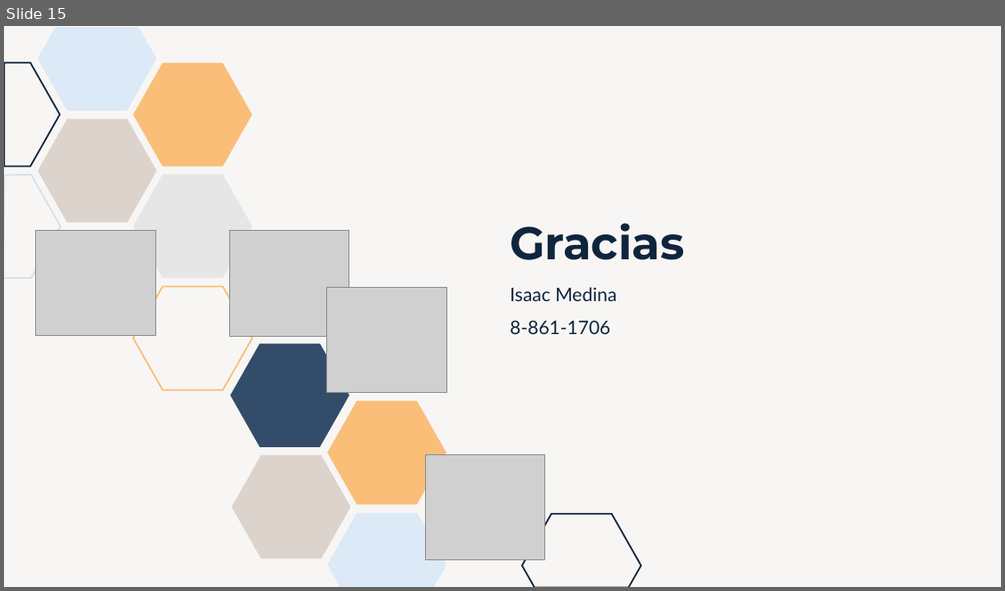
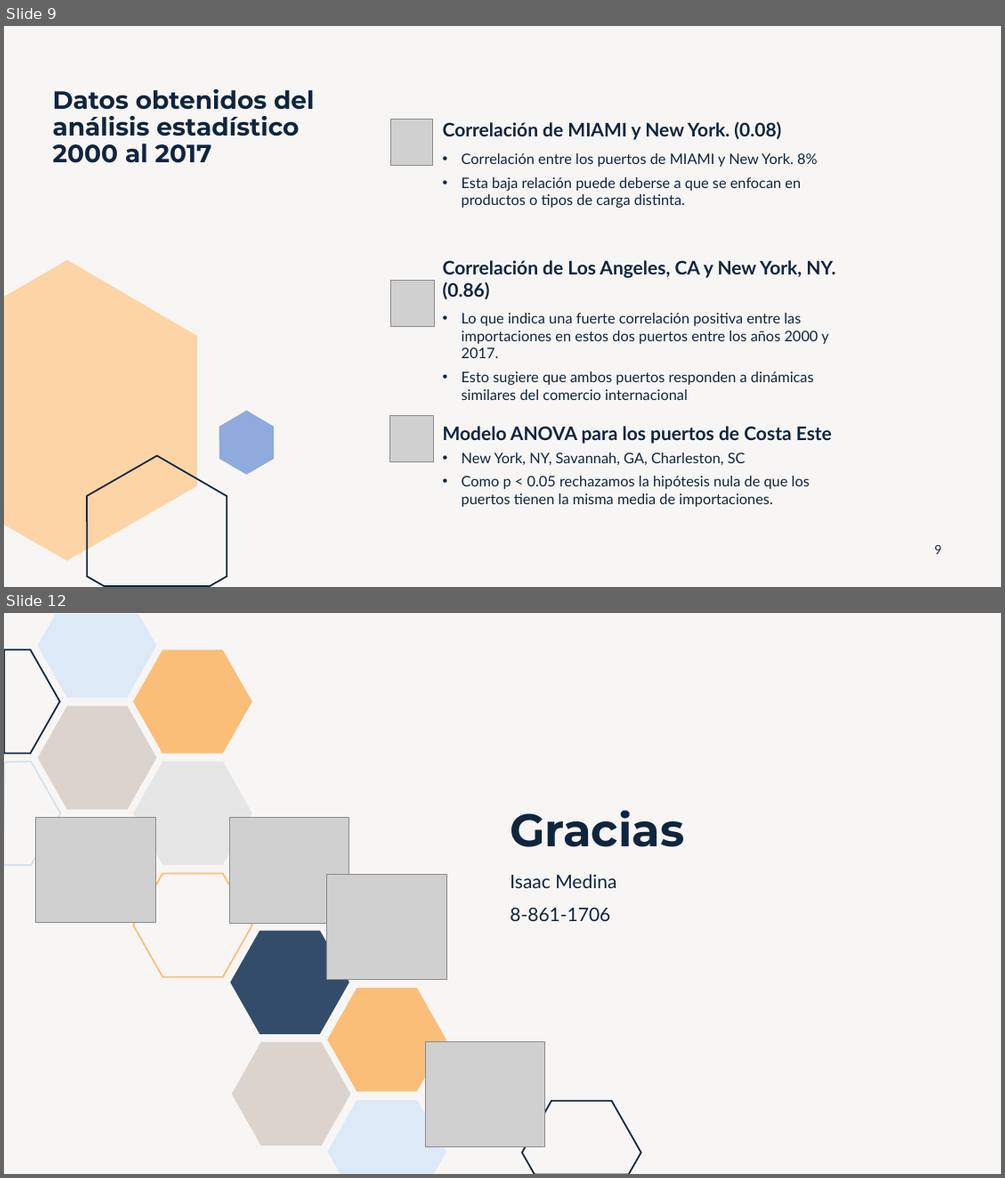
Before and after one commit to isaacmedina/usa-container-ports-timeline-series, a slide deck: docs/Presentacion.pptx. Shown one above the other, each under a label of ours: slide 15 before the commit, slides 9 and 12 after it; the slides between them are not shown. The pictures are 1005x591 and 1005x1178 pixels, drawn with LibreOffice and Linux fonts; fonts in the diff are those of the drawing; grey boxes stand for pictures. Boxes give left, top, right and bottom in pixels: in the first picture for what was removed or moved away, otherwise in the second. Text is boxed around its words. In the diff, an @@ line names an element or a change of style, - is before the commit and + after.

```diff
--- a/docs/Presentacion.pptx
+++ b/docs/Presentacion.pptx
@@ slide 9 added at (4, 26, 1001, 587), background #DCD3CC at 20% opacity @@
@@ title added at (53, 89, 314, 163), 24 pt, text #0F253E, bold @@
+Datos obtenidos del análisis estadístico 2000 al 2017
@@ picture added at (391, 119, 433, 166) @@
@@ text added at (443, 121, 781, 140), 18 pt, text #0F253E, bold @@
+Correlación de MIAMI y New York. (0.08)
@@ text added at (461, 153, 817, 208), 14 pt, text #0F253E @@
+• Correlación entre los puertos de MIAMI y New York. 8%
+• Esta baja relación puede deberse a que se enfocan en productos o tipos de carga distinta.
@@ freeform shape added at (4, 260, 197, 561), fill #FCD4A6 @@
@@ text added at (443, 260, 835, 299), 18 pt, text #0F253E, bold @@
+Correlación de Los Angeles, CA y New York, NY. (0.86)
@@ picture added at (390, 281, 435, 327) @@
@@ text added at (461, 313, 828, 400), 14 pt, text #0F253E @@
+• Lo que indica una fuerte correlación positiva entre las importaciones en estos dos puertos entre los años 2000 y 2017.
+• Esto sugiere que ambos puertos responden a dinámicas similares del comercio internacional
@@ freeform shape added at (219, 410, 274, 475), fill #8FAADC @@
@@ picture added at (390, 416, 434, 462) @@
@@ text added at (443, 426, 832, 443), 18 pt, text #0F253E, bold @@
+Modelo ANOVA para los puertos de Costa Este
@@ text added at (461, 452, 809, 507), 14 pt, text #0F253E @@
+• New York, NY, Savannah, GA, Charleston, SC
+• Como p < 0.05 rechazamos la hipótesis nula de que los puertos tienen la misma media de importaciones.
@@ freeform shape added at (87, 456, 226, 586), outline #0F253E 1.5 pt @@
@@ page number added at (934, 545, 941, 554), 12 pt, text #0F253E @@
+9
@@ what was slide 15 is now slide 12 @@
```
Also in this commit, not shown: 5 slides changed, 1 other slide added, 5 slides removed, 3 other files.
